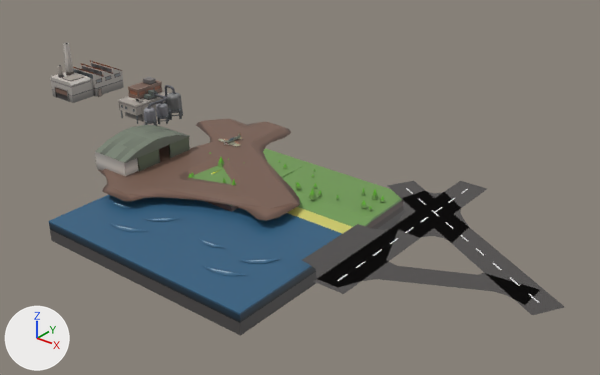
An edit to the glTF model assets/meshes.glb, drawn before and after from the same camera.
Camera for both pictures: a 50 mm lens placed at (36.7, -37.9, 23.8), pointed at (1.9, 5.6, -3.2). Every picture has the same lights, and +X, +Y and +Z are marked at lower left.
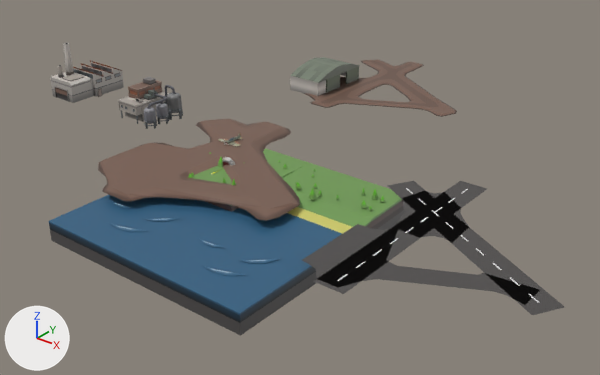
Commit message: target practice

The change, as a diff of the scene's bpy script:
```diff
--- a/assets/meshes.glb.py
+++ b/assets/meshes.glb.py
@@ me_target_1 @@
+me_target_1.from_pydata(...)  # 284 vertices, 872 faces; spans x -0.67..0.67, y -0.2..0.2, z -0.67..0.67
+me_target_1.materials.append(mat_material_001)  # picture img_palette
@@ ob_plane_003 @@
 ob_plane_003 = bpy.data.objects.new('Plane.003', me_plane_003)
-ob_plane_003.location = (0.0, 0.0, 0.0)
+ob_plane_003.location = (0.0, 21.0, 0.0)
@@ ob_plane_004 @@
 ob_plane_004 = bpy.data.objects.new('Plane.004', me_plane_004)
-ob_plane_004.location = (-2.81, 2.11, 0.0)
+ob_plane_004.location = (-2.81, 23.11, 0.0)
@@ ob_target_1 @@
+ob_target_1 = bpy.data.objects.new('target-1', me_target_1)
+ob_target_1.location = (0.0, 0.0, 0.0)
```

What differs and where, as boxes [x1, y1, x2, y2] in the pictures (600 x 375 px):
'Plane.004', moved: before [95, 125, 190, 176]; after [290, 57, 359, 96]
'Plane.003', moved (not visible before): after [303, 59, 457, 117]
'target-1', added: after [222, 157, 235, 166]
